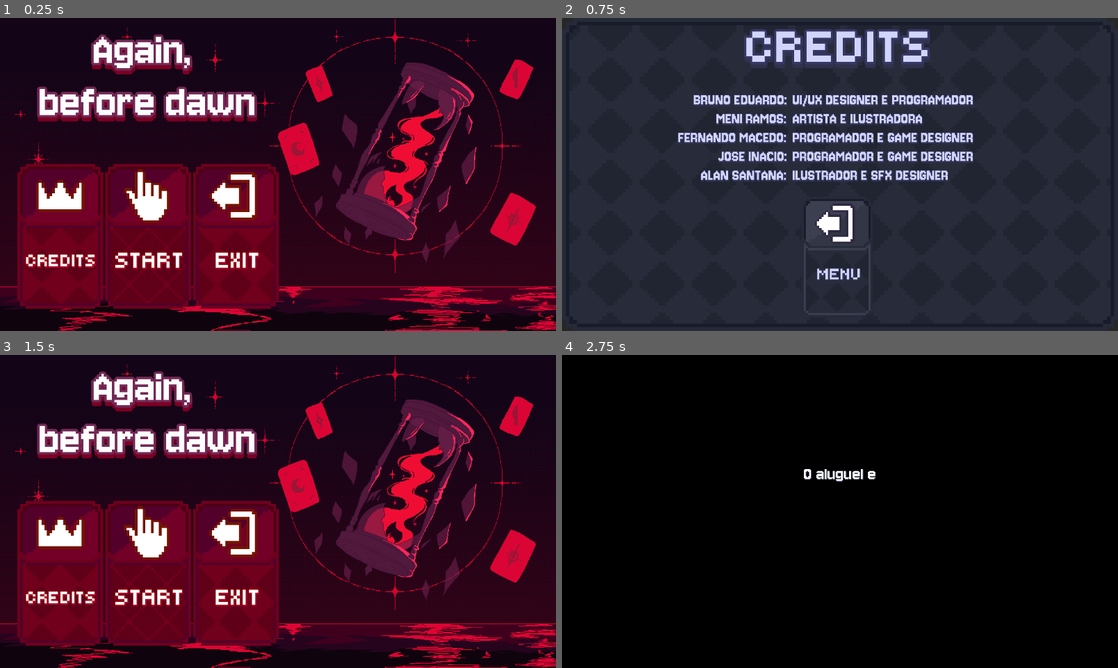
Above: before the commit, frames 1-4 (two rows, left to right).
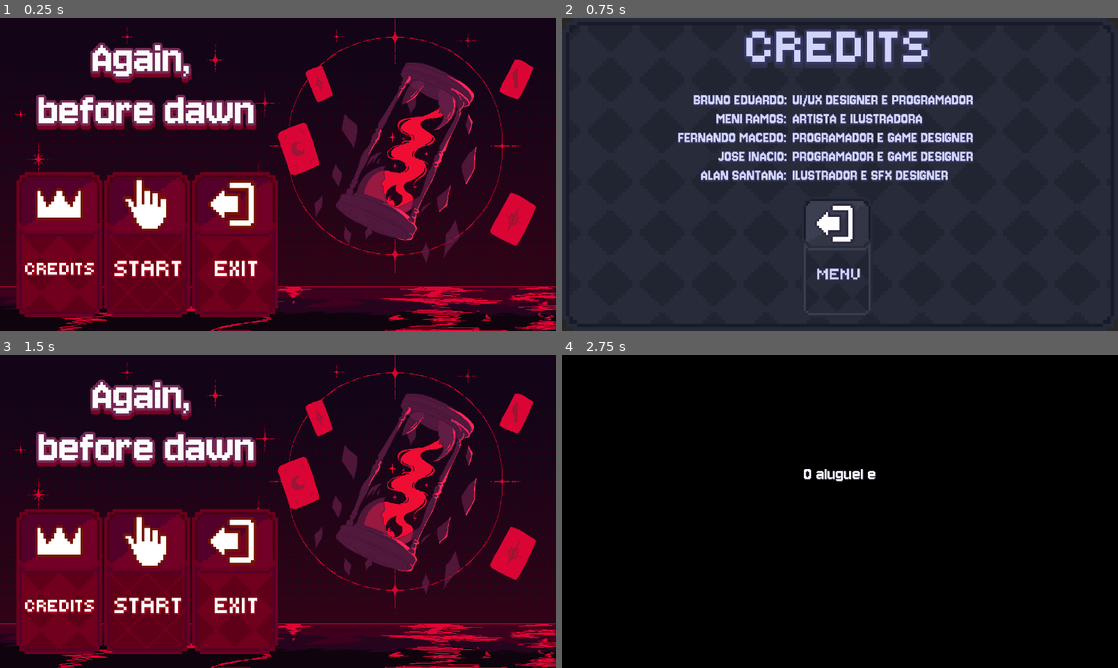
Above: after the commit, the same moments.

Repository: Joseinaciomf/GameJamPlus
Game: Godot game, scene res://Main/Scenes/main_menu.tscn
Same seed, same stepped clock (60 frames per second), same inputs: the game is played once before the commit and once after it. This scene is started directly instead of the project's main scene. The engine's default icon, where the game draws it, is replaced by a stand-in: a white triangle on a blue panel in a dark square.
Inputs:
- Up to frame 1 (0.25 s): no input
- Up to frame 2 (0.75 s): click "CREDITS" at 0.5 s
- Up to frame 3 (1.5 s): click "MENU" at 1.25 s
- Up to frame 4 (2.75 s): click "START" at 2 s

The runs differ from the first frame. In frame 1, 14% of the frame differs, in the area x 2-51%, y 5-96%; in frame 2, nothing differs; in frame 3, 19%, in the area x 2-97%, y 0-96%; in frame 4, nothing differs.

Commit message:
parallax do menu

Diff:
--- a/Main/Scenes/main_menu.tscn
+++ b/Main/Scenes/main_menu.tscn
@@ -2,49 +2,55 @@
 
 [ext_resource type="Script" uid="uid://cset00j17uu13" path="res://Main/Scripts/main_menu.gd" id="1_0fmu8"]
 [ext_resource type="Script" uid="uid://bfdjvwnpsael3" path="res://Main/Scripts/cardbuttonmenu.gd" id="1_mchxw"]
-[ext_resource type="Texture2D" uid="uid://bk7xvybtxq4wd" path="res://Assets/Environment/Menu.png" id="2_qeql0"]
+[ext_resource type="Texture2D" uid="uid://dvwmgmbrvu8gv" path="res://Assets/Environment/Menu-0.png" id="2_ut0wy"]
 [ext_resource type="FontFile" uid="uid://cljanmqcoge7q" path="res://Assets/Fonts/Jersey10-Regular.ttf" id="3_20n10"]
+[ext_resource type="Texture2D" uid="uid://dufyi36jnlexc" path="res://Assets/Environment/Menu-1.png" id="3_altbm"]
+[ext_resource type="Texture2D" uid="uid://dngw4jmddpjk6" path="res://Assets/Environment/Menu-2.png" id="4_c2y7a"]
 [ext_resource type="FontFile" uid="uid://tsix7gmscf11" path="res://Assets/Fonts/Tiny5-Regular.ttf" id="4_qeql0"]
+[ext_resource type="Texture2D" uid="uid://bg4c4w3v4mit3" path="res://Assets/Environment/Menu-3.png" id="5_i2qgb"]
 [ext_resource type="Texture2D" uid="uid://dna3vqvs2sswq" path="res://Assets/UI/menucreditnew.png" id="5_uujw2"]
 [ext_resource type="Texture2D" uid="uid://omse4xwf6wgd" path="res://Assets/UI/menustartnew.png" id="7_20n10"]
 [ext_resource type="Texture2D" uid="uid://bsxnk1gnuujpu" path="res://Assets/UI/menuexitnew.png" id="8_7mijm"]
 
-[node name="MainMenu" type="Node2D" unique_id=1428131579]
-script = ExtResource("1_0fmu8")
-
-[node name="Control" type="Control" parent="." unique_id=1163922146]
+[node name="MainMenu" type="Control" unique_id=53005727]
 layout_mode = 3
 anchors_preset = 8
 anchor_left = 0.5
 anchor_top = 0.5
 anchor_right = 0.5
 anchor_bottom = 0.5
-offset_right = 1154.0
-offset_bottom = 650.0
 grow_horizontal = 2
 grow_vertical = 2
+script = ExtResource("1_0fmu8")
+intensidade = Array[float]([0.0, 10.0, 20.0, 40.0])
 
-[node name="TextureRect" type="TextureRect" parent="Control" unique_id=204292127]
-z_index = -1
-layout_mode = 0
-offset_right = 1152.0
-offset_bottom = 648.0
-texture = ExtResource("2_qeql0")
+[node name="Camada0" type="Sprite2D" parent="." unique_id=555135665]
+texture = ExtResource("2_ut0wy")
 
-[node name="VBoxContainer" type="VBoxContainer" parent="Control" unique_id=1800417167]
+[node name="Camada1" type="Sprite2D" parent="." unique_id=1028523327]
+texture = ExtResource("3_altbm")
+
+[node name="Camada2" type="Sprite2D" parent="." unique_id=566875959]
+texture = ExtResource("4_c2y7a")
+
+[node name="Camada3" type="Sprite2D" parent="." unique_id=1755774048]
+texture = ExtResource("5_i2qgb")
+
+[node name="VBoxContainer" type="VBoxContainer" parent="." unique_id=1800417167]
 layout_mode = 1
-anchors_preset = 15
+anchors_preset = 6
+anchor_left = 1.0
+anchor_top = 0.5
 anchor_right = 1.0
-anchor_bottom = 1.0
-offset_left = -270.0
-offset_top = 12.0
-offset_right = -270.0
-offset_bottom = 12.0
-grow_horizontal = 2
+anchor_bottom = 0.5
+offset_left = -542.0
+offset_top = -295.0
+offset_bottom = 295.0
+grow_horizontal = 0
 grow_vertical = 2
 theme_override_constants/separation = 90
 
-[node name="RichTextLabel" type="RichTextLabel" parent="Control/VBoxContainer" unique_id=843378238]
+[node name="RichTextLabel" type="RichTextLabel" parent="VBoxContainer" unique_id=843378238]
 custom_minimum_size = Vector2(0, 200)
 clip_contents = false
 layout_mode = 2
@@ -65,19 +71,19 @@
 horizontal_alignment = 1
 vertical_alignment = 1
 
-[node name="HBox" type="HBoxContainer" parent="Control/VBoxContainer" unique_id=180102247]
+[node name="HBox" type="HBoxContainer" parent="VBoxContainer" unique_id=180102247]
 custom_minimum_size = Vector2(0, 300)
 layout_mode = 2
 alignment = 1
 script = ExtResource("1_mchxw")
 
-[node name="Credits" type="TextureButton" parent="Control/VBoxContainer/HBox" unique_id=222310334]
+[node name="Credits" type="TextureButton" parent="VBoxContainer/HBox" unique_id=222310334]
 custom_minimum_size = Vector2(178, 0)
 layout_mode = 2
 texture_normal = ExtResource("5_uujw2")
 stretch_mode = 4
 
-[node name="StartText" type="RichTextLabel" parent="Control/VBoxContainer/HBox/Credits" unique_id=1309344023]
+[node name="StartText" type="RichTextLabel" parent="VBoxContainer/HBox/Credits" unique_id=1309344023]
 custom_minimum_size = Vector2(0, 200)
 clip_contents = false
 layout_mode = 1
@@ -106,13 +112,13 @@
 horizontal_alignment = 1
 vertical_alignment = 1
 
-[node name="Start" type="TextureButton" parent="Control/VBoxContainer/HBox" unique_id=30622807]
+[node name="Start" type="TextureButton" parent="VBoxContainer/HBox" unique_id=30622807]
 custom_minimum_size = Vector2(178, 0)
 layout_mode = 2
 texture_normal = ExtResource("7_20n10")
 stretch_mode = 4
 
-[node name="StartText" type="RichTextLabel" parent="Control/VBoxContainer/HBox/Start" unique_id=1303022063]
+[node name="StartText" type="RichTextLabel" parent="VBoxContainer/HBox/Start" unique_id=1303022063]
 custom_minimum_size = Vector2(0, 200)
 clip_contents = false
 layout_mode = 1
@@ -141,13 +147,13 @@
 horizontal_alignment = 1
 vertical_alignment = 1
 
-[node name="Exit" type="TextureButton" parent="Control/VBoxContainer/HBox" unique_id=837269671]
+[node name="Exit" type="TextureButton" parent="VBoxContainer/HBox" unique_id=837269671]
 custom_minimum_size = Vector2(178, 0)
 layout_mode = 2
 texture_normal = ExtResource("8_7mijm")
 stretch_mode = 4
 
-[node name="StartText" type="RichTextLabel" parent="Control/VBoxContainer/HBox/Exit" unique_id=210824881]
+[node name="StartText" type="RichTextLabel" parent="VBoxContainer/HBox/Exit" unique_id=210824881]
 custom_minimum_size = Vector2(0, 200)
 clip_contents = false
 layout_mode = 1
@@ -176,6 +182,6 @@
 horizontal_alignment = 1
 vertical_alignment = 1
 
-[connection signal="pressed" from="Control/VBoxContainer/HBox/Credits" to="." method="_on_credits_pressed"]
-[connection signal="pressed" from="Control/VBoxContainer/HBox/Start" to="." method="_on_start_pressed"]
-[connection signal="pressed" from="Control/VBoxContainer/HBox/Exit" to="." method="_on_exit_pressed"]
+[connection signal="pressed" from="VBoxContainer/HBox/Credits" to="." method="_on_credits_pressed"]
+[connection signal="pressed" from="VBoxContainer/HBox/Start" to="." method="_on_start_pressed"]
+[connection signal="pressed" from="VBoxContainer/HBox/Exit" to="." method="_on_exit_pressed"]
--- a/Main/Scripts/card_data.gd
+++ b/Main/Scripts/card_data.gd
@@ -3,7 +3,7 @@
 
 # Valores dos efeitos (mude aqui para balancear)
 const DANO_ATAQUE: int = 6      # Ataque: dano causado ao adversário
-const ESCUDO_DEFESA: int = 6    # Defesa: pontos de escudo criados
+const ESCUDO_DEFESA: int = 4    # Defesa: pontos de escudo criados
 const DANO_COUNTER: int = 10    # Counter: dano devolvido ao atacante
 
 @export var card_name: String = ""
--- a/Main/Scripts/main_menu.gd
+++ b/Main/Scripts/main_menu.gd
@@ -1,13 +1,52 @@
-extends Node2D
+extends Control
 
-# Called when the node enters the scene tree for the first time.
-func _ready() -> void:
-	pass # Replace with function body.
+# --- PARALLAX COM O MOUSE ---
+# Camadas: nós Sprite2D chamados Camada0, Camada1, Camada2 e Camada3.
+# 0 = fundo (mais distante, quase não se mexe) ... 3 = mais próxima (mexe mais).
+# Intensidade = quantos pixels a camada se desloca quando o mouse vai até a borda da tela.
+@export var intensidade: Array[float] = [8.0, 20.0, 40.0, 70.0]
+
+# Quanto maior, mais rápido a camada alcança o mouse (menor = mais "flutuante").
+@export_range(0.5, 20.0, 0.1) var suavidade: float = 5.0
+
+# true = as camadas andam no sentido contrário ao mouse (efeito mais comum de profundidade).
+@export var inverter: bool = true
+
+const TOTAL_CAMADAS: int = 4
+
+var _camadas: Array[Node2D] = []
+var _posicoes_base: Array[Vector2] = []
 
 
-# Called every frame. 'delta' is the elapsed time since the previous frame.
+func _ready() -> void:
+	for i in range(TOTAL_CAMADAS):
+		var camada: Node2D = get_node_or_null("Camada%d" % i) as Node2D
+		if camada == null:
+			push_warning("main_menu: nó 'Camada%d' não encontrado." % i)
+		else:
+			camada.z_index = -10 + i  # sempre atrás dos botões, na ordem 0 -> 3
+		_camadas.append(camada)  # mantém o índice mesmo se faltar uma camada
+		_posicoes_base.append(camada.position if camada != null else Vector2.ZERO)
+
+
 func _process(delta: float) -> void:
-	pass
+	var centro: Vector2 = get_viewport_rect().size / 2.0
+	var mouse: Vector2 = get_viewport().get_mouse_position()
+
+	# Posição do mouse em relação ao centro da tela: de (-1, -1) a (1, 1).
+	var deslocamento: Vector2 = ((mouse - centro) / centro).clamp(Vector2(-1, -1), Vector2(1, 1))
+
+	var sentido: float = -1.0 if inverter else 1.0
+	var peso: float = 1.0 - exp(-suavidade * delta)  # suavização independente do FPS
+
+	for i in range(_camadas.size()):
+		var camada: Node2D = _camadas[i]
+		if camada == null:
+			continue
+
+		var forca: float = intensidade[i] if i < intensidade.size() else 0.0
+		var alvo: Vector2 = _posicoes_base[i] + deslocamento * forca * sentido
+		camada.position = camada.position.lerp(alvo, peso)
 
 
 func _on_exit_pressed() -> void:
